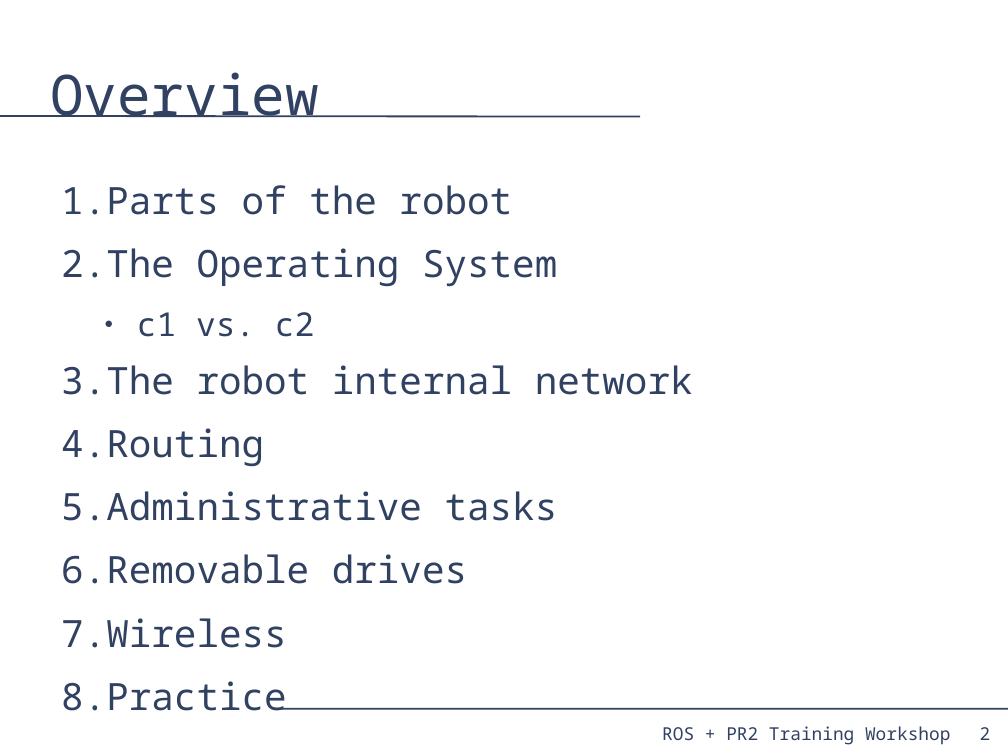
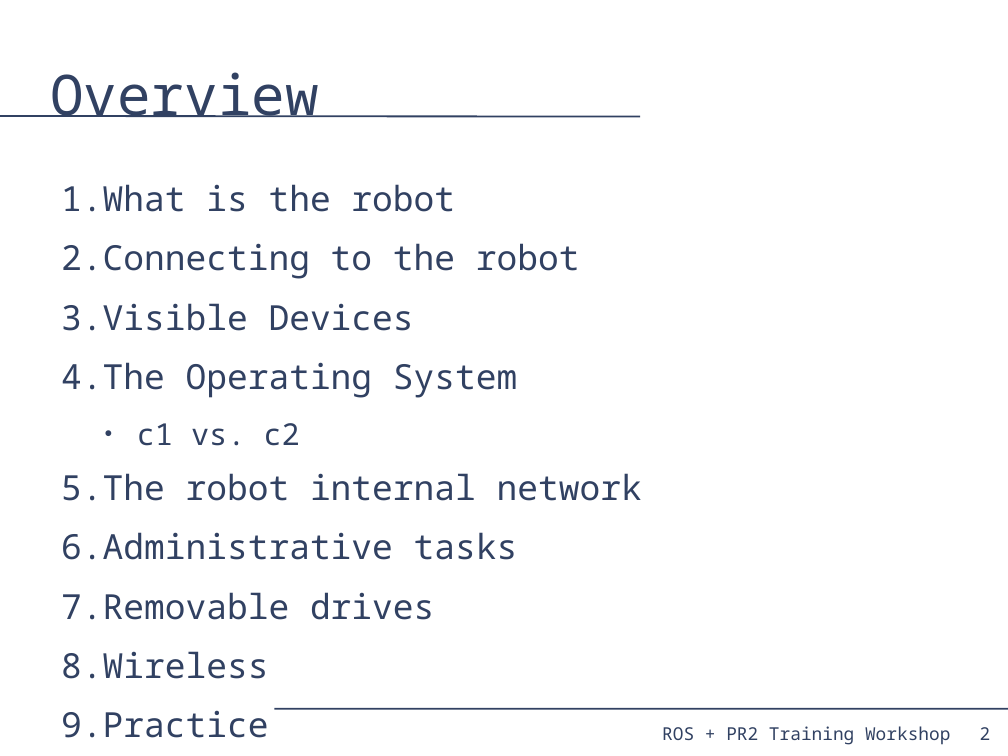
Before and after one commit to PR2/pr2_docs, a slide deck: slide 2 of pr2_training_workshop/pr2_sysadmin/pr2_syasdmin.odp. Drawn at 1008x756 pixels with LibreOffice and Linux fonts; fonts in the diff are those of the drawing. Boxes give left, top, right and bottom in pixels: in the first picture for what was removed or moved away, otherwise in the second. Text is boxed around its words. In the diff, an @@ line names an element or a change of style, - is before the commit and + after.

```diff
--- a/pr2_training_workshop/pr2_sysadmin/pr2_syasdmin.odp
+++ b/pr2_training_workshop/pr2_sysadmin/pr2_syasdmin.odp
@@ text at (x1=61, y1=184, x2=580, y2=331): text changed; size 29.6 to 27.2 pt @@
-1. Parts of the robot
+1. What is the robot
+2. Connecting to the robot
+3. Visible Devices
@@ text at (x1=61, y1=362, x2=642, y2=679): size 29.6 to 27.2 pt in "The Operating System", "The robot internal network", "Administrative tasks", "Removable drives" and 2 more places; size 25.9 to 23.8 pt in "c1 vs. c2" @@
@@ text at (x1=61, y1=428, x2=264, y2=467): paragraph removed @@
-4. Routing
```
Also in this commit, not shown: 9 other slides changed, 6 slides added, 6 slides removed, 1 other file.
